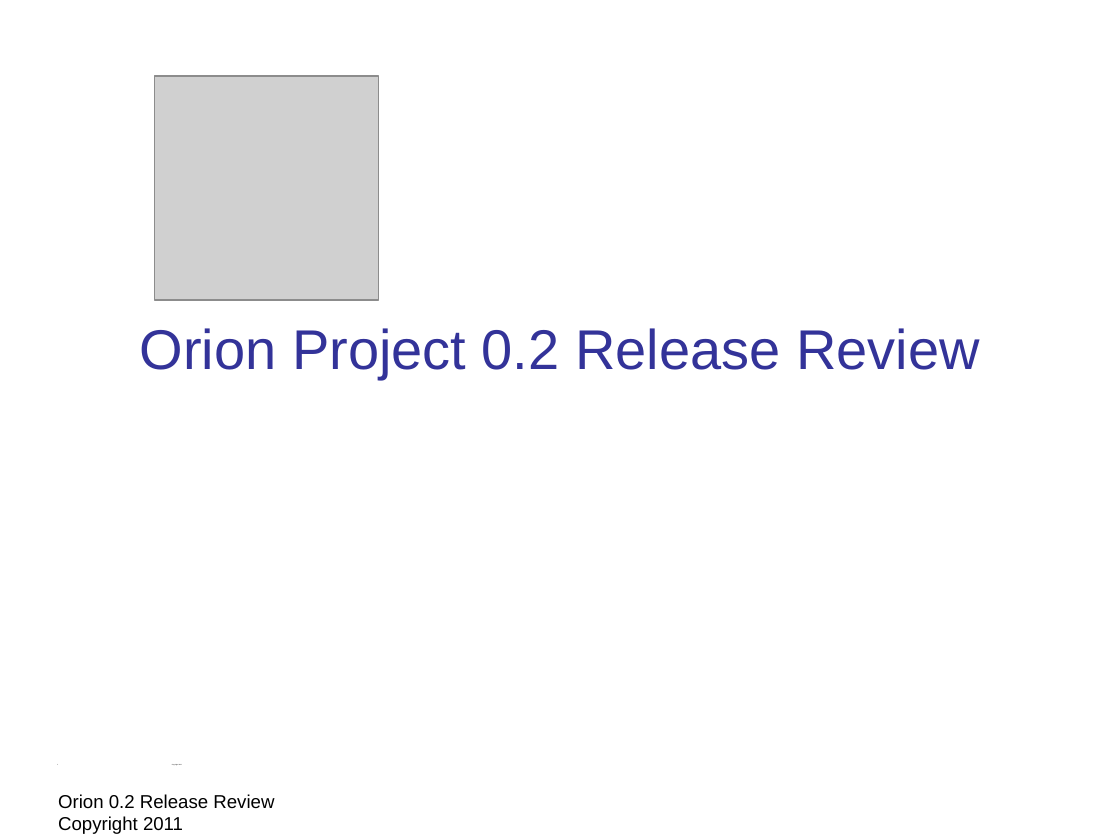
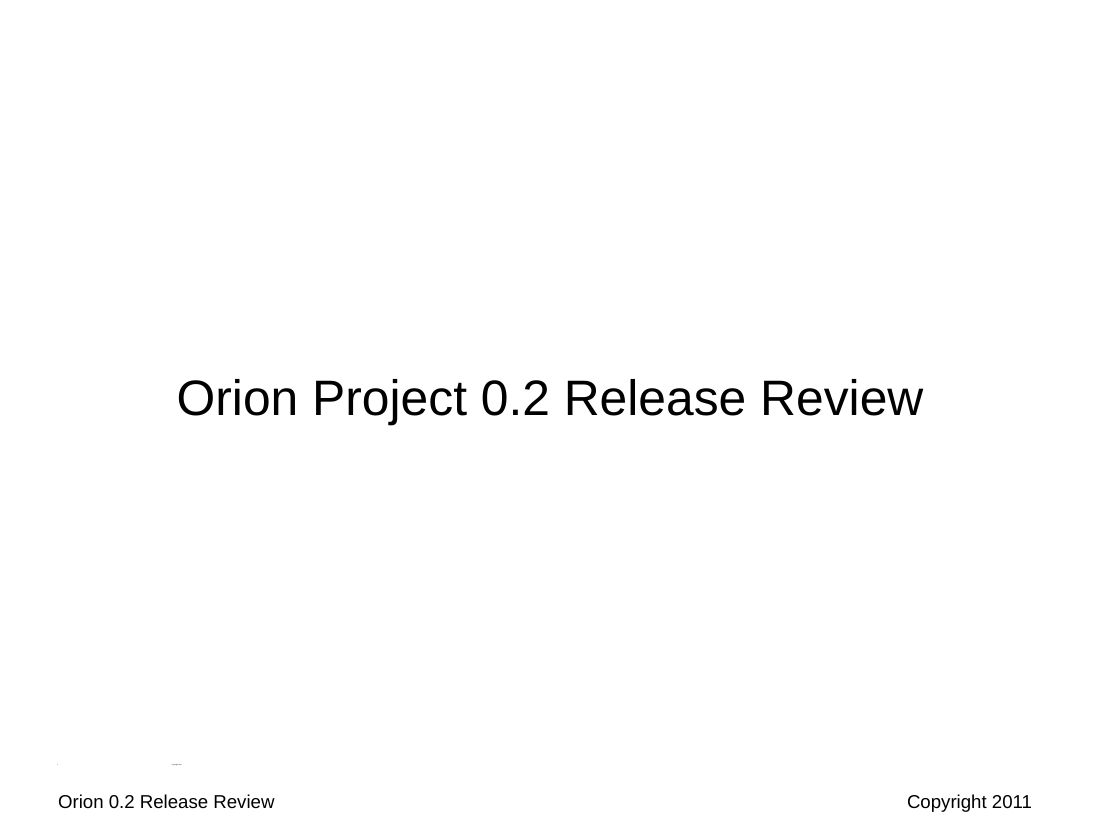
Before and after one commit to eclipse-platform/www.eclipse.org-eclipse-news, a slide deck: slide 1 of orion/reviews/orion-0-2-release-review.odp. Drawn at 1120x840 pixels with LibreOffice and Linux fonts; fonts in the diff are those of the drawing; grey boxes stand for pictures; background and template pictures are left out. Boxes give left, top, right and bottom in pixels: in the first picture for what was removed or moved away, otherwise in the second. Text is boxed around its words. In the diff, an @@ line names an element or a change of style, - is before the commit and + after.

```diff
--- a/orion/reviews/orion-0-2-release-review.odp
+++ b/orion/reviews/orion-0-2-release-review.odp
@@ subtitle "Orion Project 0.2 Release Review" moved from (x1=140, y1=328, x2=980, y2=379) to (x1=177, y1=379, x2=923, y2=425) @@
@@ subtitle "Orion Project 0.2 Release Review" at (x1=177, y1=379, x2=923, y2=425): size 36 to 32 pt, text colour #333399 to #000000; line spacing 0.93 to 1; more space between paragraphs @@
@@ picture removed at (x1=155, y1=76, x2=379, y2=300) @@
@@ text at (x1=58, y1=794, x2=274, y2=809): text changed @@
-Orion 0.2 Release Review Copyright 2011
+Orion 0.2 Release Review
@@ text added at (x1=907, y1=794, x2=1032, y2=812), 12 pt, text #000000 @@
+Copyright 2011
```
Also in this commit, not shown: 17 other slides changed, 1 other file.
